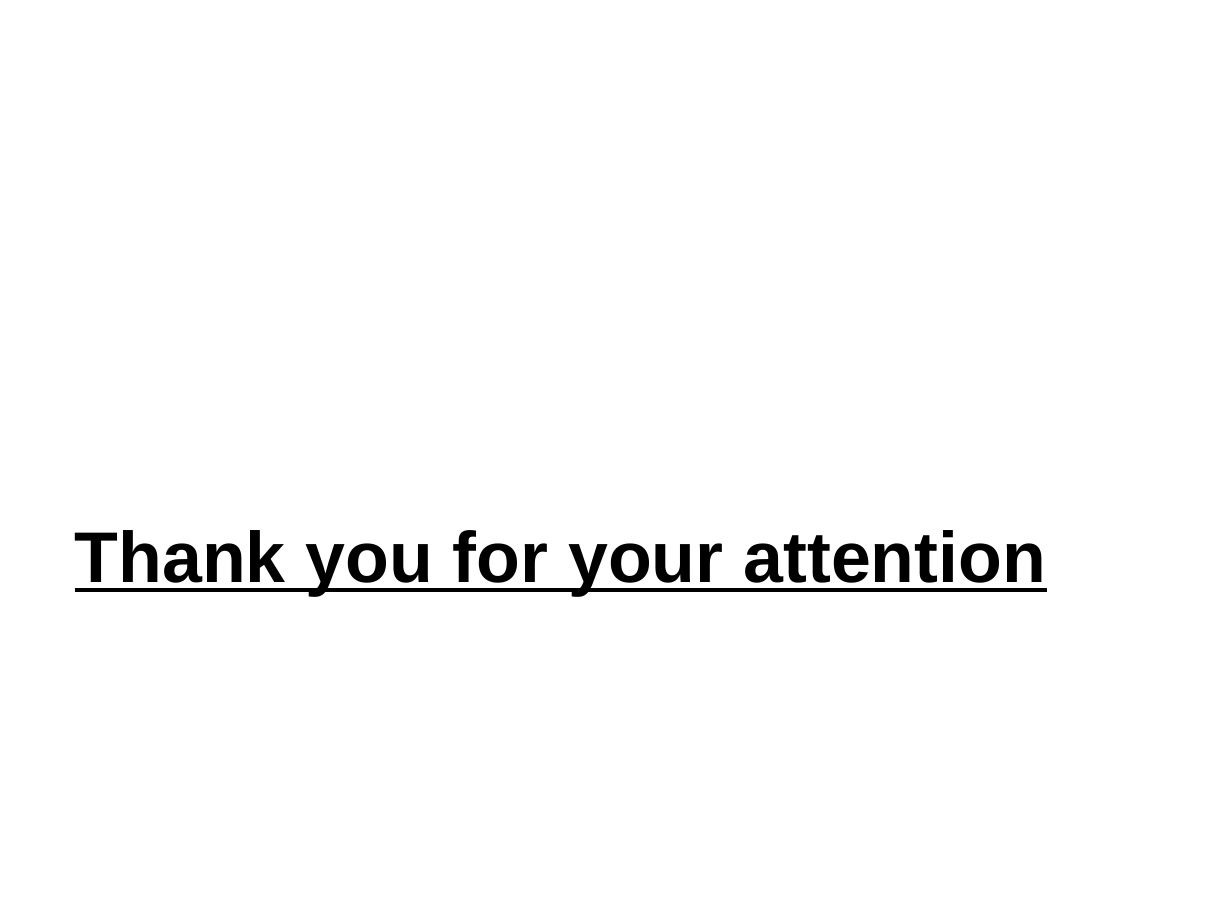
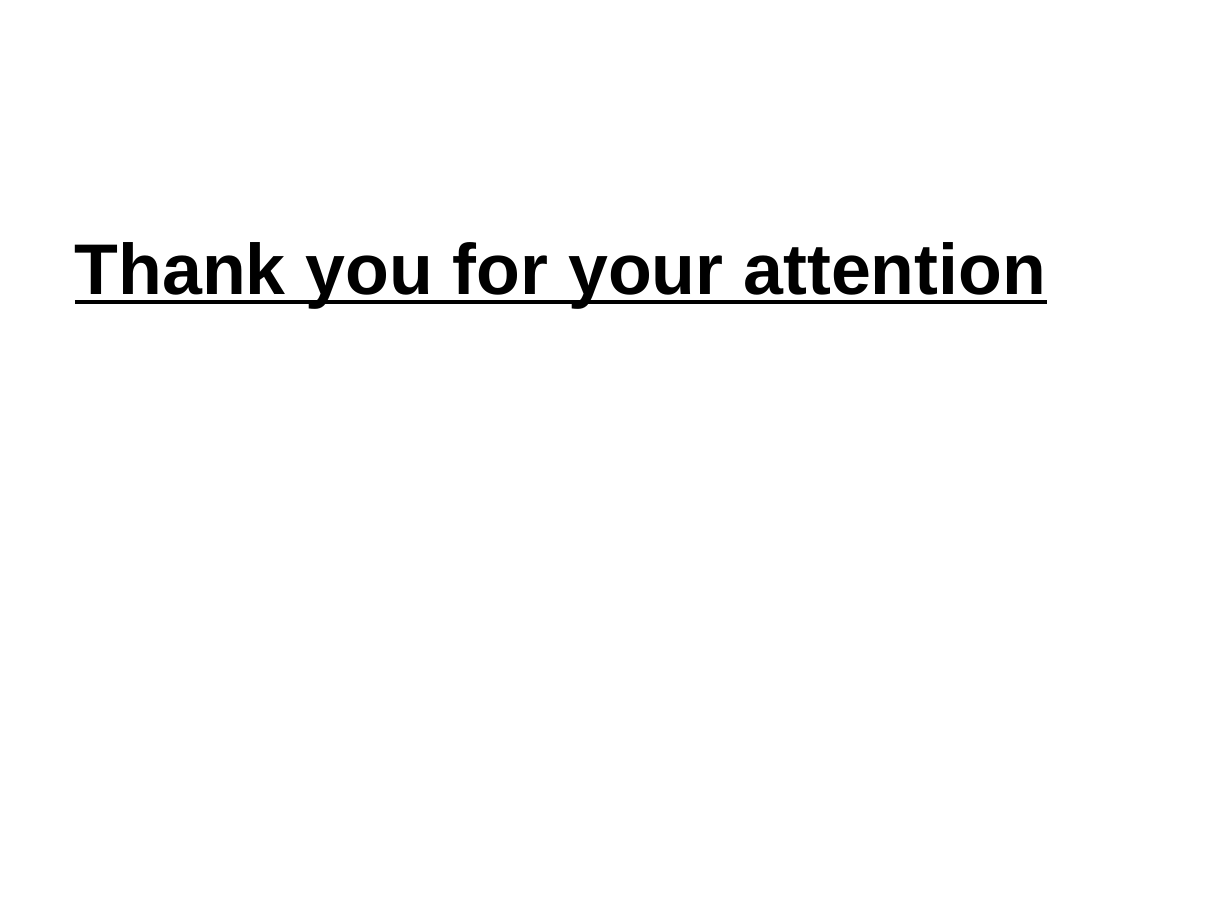
Before and after one commit to SWEDesignProject/SWED, a slide deck: slide 21 of ProjectPresentations/SWE_D SCM/SCM_presentation/SCM_presentation_corrected_spelling.odp. Drawn at 1232x924 pixels with LibreOffice and Linux fonts; fonts in the diff are those of the drawing; background and template pictures are left out. Boxes give left, top, right and bottom in pixels: in the first picture for what was removed or moved away, otherwise in the second. Text is boxed around its words. In the diff, an @@ line names an element or a change of style, - is before the commit and + after.

Commit message:
Presentation update(pp/libre)

```diff
--- a/ProjectPresentations/SWE_D SCM/SCM_presentation/SCM_presentation_corrected_spelling.odp
+++ b/ProjectPresentations/SWE_D SCM/SCM_presentation/SCM_presentation_corrected_spelling.odp
@@ text "Thank you for your attention": place and size @@
-text "Thank you for your attention" at [75,530,1045,595]
+text "Thank you for your attention" at [75,242,1045,308]
```
Also in this commit, not shown: 21 other slides changed, 1 other file.
